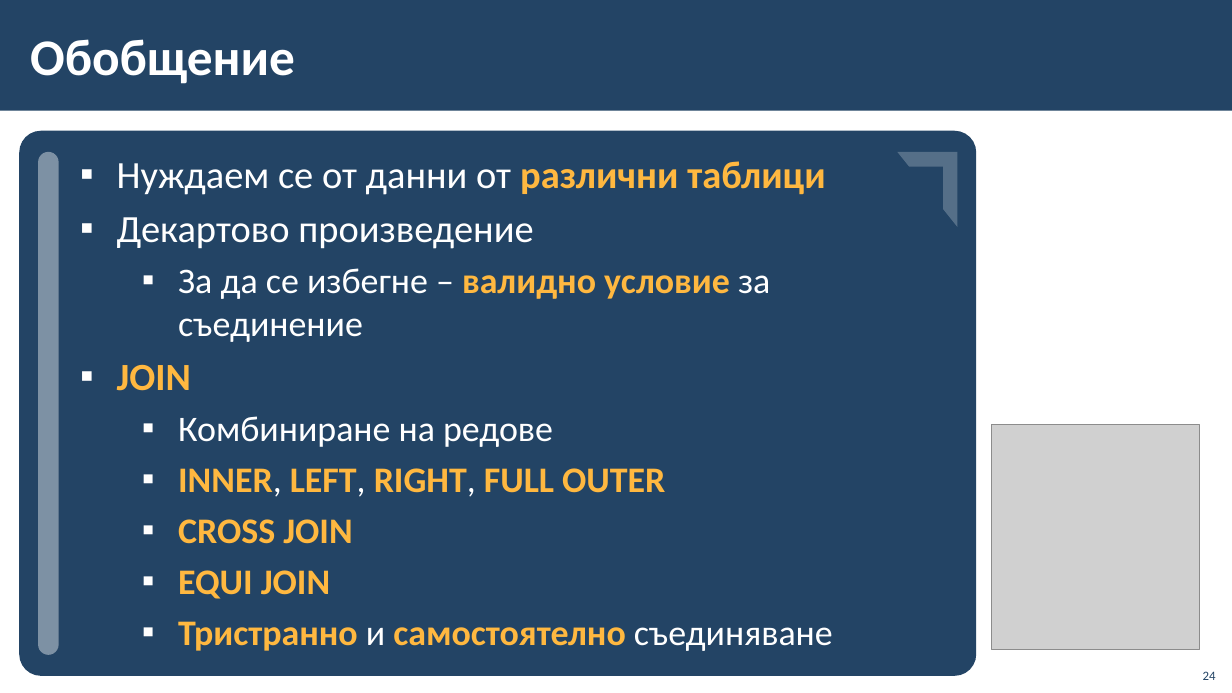
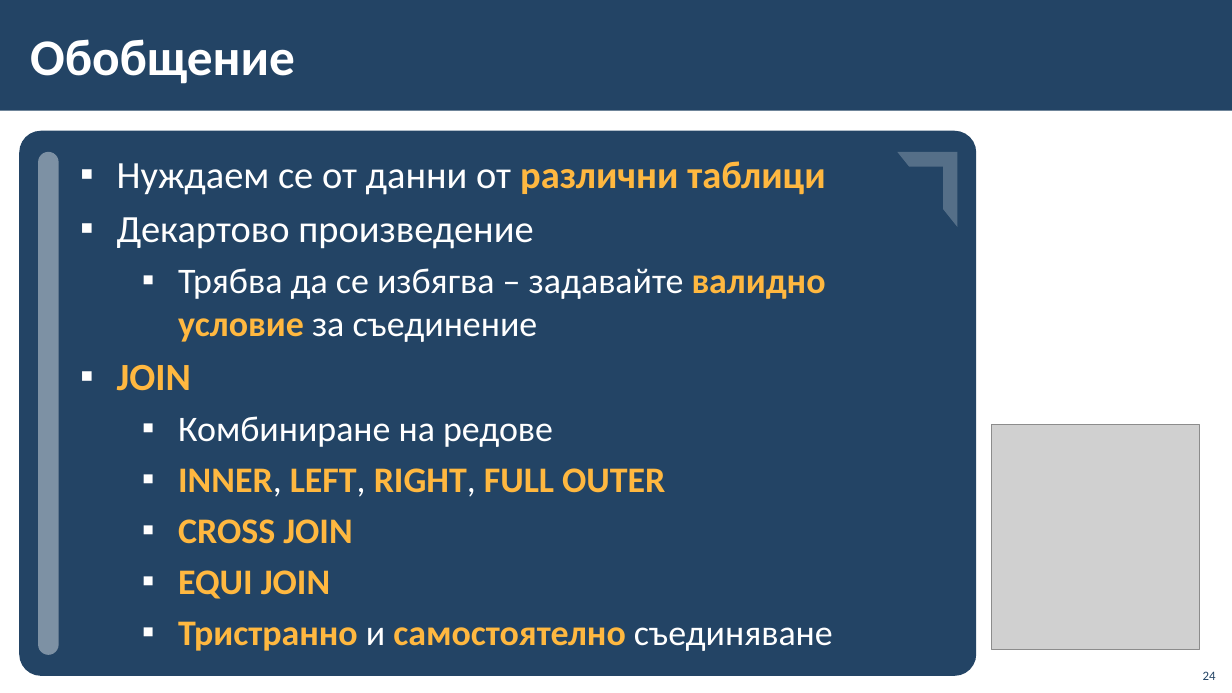
Before and after one commit to BG-IT-Edu/School-Programming, a slide deck: slide 24 of Courses/Software-Sciences/Module-3-Databases-New/09-Joining-Tables/09-Joining-Tables.pptx. Drawn at 1232x693 pixels with LibreOffice and Linux fonts; fonts in the diff are those of the drawing; grey boxes stand for pictures; background and template pictures are left out. Boxes give left, top, right and bottom in pixels: in the first picture for what was removed or moved away, otherwise in the second. Text is boxed around its words. In the diff, an @@ line names an element or a change of style, - is before the commit and + after.

```diff
--- a/Courses/Software-Sciences/Module-3-Databases-New/09-Joining-Tables/09-Joining-Tables.pptx
+++ b/Courses/Software-Sciences/Module-3-Databases-New/09-Joining-Tables/09-Joining-Tables.pptx
@@ text at (178,268,826,342): text changed @@
-  ▪ За да се избегне – валидно условие за съединение
+  ▪ Трябва да се избягва – задавайте валидно условие за съединение
```
Also in this commit, not shown: 11 other slides changed, 3 other files.
